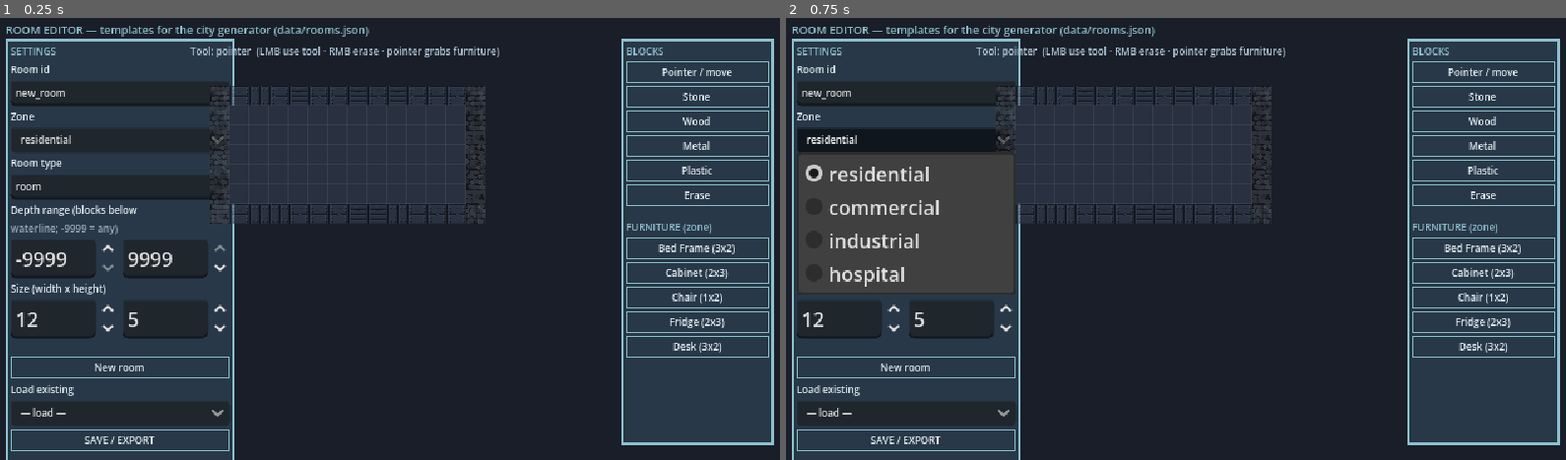
Above: before the commit, frames 1-2 (left to right).
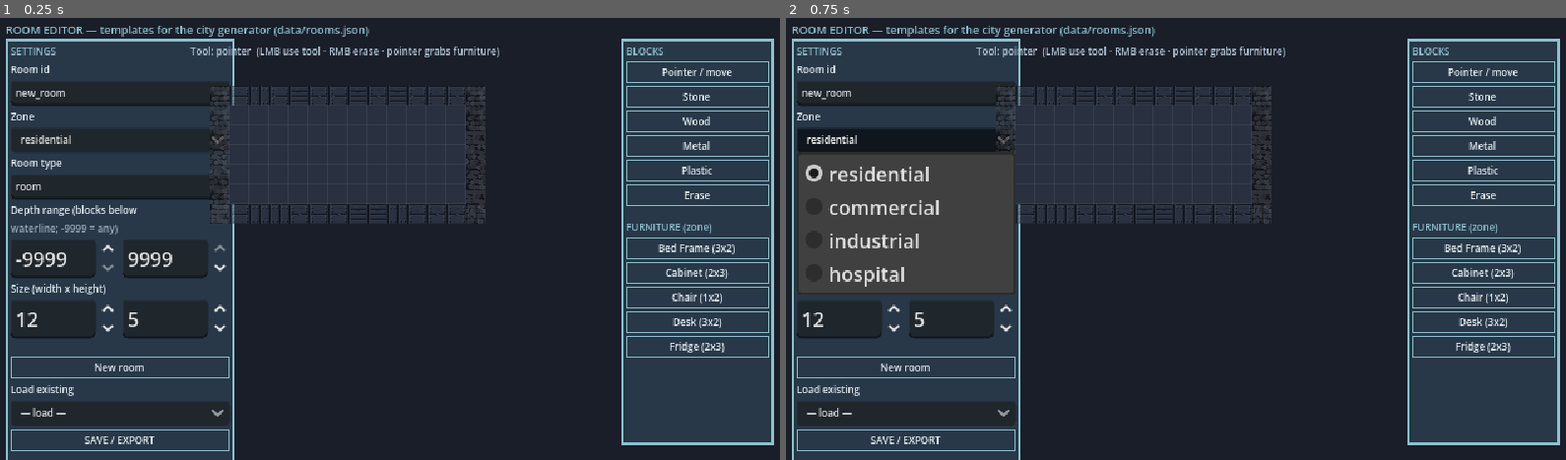
Above: after the commit, the same moments.

Repository: wilbur6689/SunkenCity
Game: Godot game, scene res://scenes/tools/room_editor.tscn
Same seed, same stepped clock (60 frames per second), same inputs: the game is played once before the commit and once after it. This scene is started directly instead of the project's main scene.
Inputs:
- Up to frame 1 (0.25 s): no input
- Up to frame 2 (0.75 s): click "residential" at 0.5 s

The runs differ from the first frame. In frame 1, 0.2% of the frame differs, in the area x 85-93%, y 67-76%; in frame 2, 0.2%.

Commit message:
Furniture Editor: author world objects with sprites, zones, and yields
- New standalone scene (godot --path . res://scenes/tools/furniture_editor.tscn):
  settings panel (id, name, kind, zone-applicability checkboxes, size in
  blocks 1-4 with content-preserving resize, weight, tool tier, skill
  gate, scrap time, XP) and an editable yields table (item/min/max rows)
- Pixel canvas at 5x zoom painting the sprite with the TileArt material
  ramps (wood/metal/stone/plastic/accent): pencil, eraser (RMB always),
  flood fill, box prefill starting shape, clear; block-grid overlay and
  transparency checkerboard
- SAVE exports both the data/objects.json entry and the sprite PNG;
  Load pulls any existing object + sprite back for editing; updates
  replace in place
- Room Editor's furniture palette now reads zone tags from the data
  (authored pieces appear automatically; legacy fallback table kept)
- furniture_editor_smoke.tscn: 10 checks; all suites green

Co-Authored-By: Claude Fable 5 <noreply@anthropic.com>
Claude-Session: https://claude.ai/code/session_01GxDZSizaHKPW71DMqToXjC

Diff:
--- /dev/null
+++ b/scenes/test/furniture_editor_smoke.tscn
@@ -0,0 +1,6 @@
+[gd_scene load_steps=2 format=3]
+
+[ext_resource type="Script" path="res://scripts/test/furniture_editor_smoke.gd" id="1"]
+
+[node name="FESmoke" type="Node"]
+script = ExtResource("1")
--- /dev/null
+++ b/scenes/tools/furniture_editor.tscn
@@ -0,0 +1,9 @@
+[gd_scene load_steps=2 format=3]
+
+[ext_resource type="Script" path="res://scripts/tools/furniture_editor.gd" id="1_editor"]
+
+[node name="FurnitureEditor" type="Control"]
+anchors_preset = 15
+anchor_right = 1.0
+anchor_bottom = 1.0
+script = ExtResource("1_editor")
--- /dev/null
+++ b/scripts/test/furniture_editor_smoke.gd
@@ -0,0 +1,43 @@
+extends Node
+## Headless checks for the Furniture Editor: boot, painting, resize keeps
+## pixels, yields editing, save exports JSON + PNG, update-in-place.
+var failures := 0
+var checks := 0
+func check(cond: bool, msg: String) -> void:
+	checks += 1
+	print(("  ok:   " if cond else "  FAIL: ") + msg)
+	if not cond: failures += 1
+func _ready() -> void:
+	var ed = load("res://scenes/tools/furniture_editor.tscn").instantiate()
+	ed.objects_path = "user://objects_test.json"
+	ed.sprites_dir = "user://"
+	add_child(ed)
+	await get_tree().process_frame
+	check(ed.image.get_width() == 32 and ed.image.get_height() == 32, "default canvas is 2x2 blocks (32px)")
+	check(ed.image.get_pixel(3, 3).a > 0.9, "box prefill painted the hull")
+	ed.id_edit.text = "smoke_shelf"
+	ed.name_edit.text = "Smoke Shelf"
+	ed.zone_checks["commercial"].button_pressed = true
+	ed.brush = Color8(200, 60, 50)
+	ed.tool_mode = "pencil"
+	ed._apply(Vector2i(5, 5), false)
+	check(ed.image.get_pixel(5, 5).is_equal_approx(Color8(200, 60, 50)), "pencil paints the brush colour")
+	ed._apply(Vector2i(5, 5), true)
+	check(ed.image.get_pixel(5, 5).a < 0.1, "RMB erases")
+	ed.w_spin.value = 3 # widen; existing pixels preserved
+	check(ed.image.get_width() == 48 and ed.image.get_pixel(3, 3).a > 0.9, "resize keeps painted content")
+	ed.def.yields = [{"item": "scrap_metal", "min": 2, "max": 4}]
+	ed._save()
+	var lib = JSON.parse_string(FileAccess.get_file_as_string("user://objects_test.json"))
+	check(lib.objects.size() == 1 and lib.objects[0].id == "smoke_shelf", "furniture exported to the library")
+	var o = lib.objects[0]
+	check(o.zones.has("commercial") and o.zones.has("residential"), "zone applicability exported")
+	check(int(o.size[0]) == 3 and o.yields[0].item == "scrap_metal", "size + yields exported")
+	check(FileAccess.file_exists("user://smoke_shelf.png"), "sprite PNG exported")
+	ed._save()
+	lib = JSON.parse_string(FileAccess.get_file_as_string("user://objects_test.json"))
+	check(lib.objects.size() == 1, "re-saving updates instead of duplicating")
+	DirAccess.remove_absolute("user://objects_test.json")
+	DirAccess.remove_absolute("user://smoke_shelf.png")
+	print("\nFurniture editor smoke: %d checks, %d failures" % [checks, failures])
+	get_tree().quit(0 if failures == 0 else 1)
--- /dev/null
+++ b/scripts/tools/furniture_editor.gd
@@ -0,0 +1,455 @@
+extends Control
+## Furniture Editor: author the world objects the rooms are furnished with.
+## Run standalone:  godot --path . res://scenes/tools/furniture_editor.tscn
+##
+## Left: settings (id, name, kind, zone applicability, size in blocks,
+## weight, tool tier, skill gate, scrap time, XP) and the yields table.
+## Center: a pixel canvas for the sprite (6x zoom) — pencil / eraser /
+## fill / box prefill. Right: the TileArt material palette.
+## Save writes data/objects.json AND assets/sprites/objects/<id>.png.
+
+const ZONES := ["residential", "commercial", "industrial", "hospital"]
+const KINDS := ["scrap", "chest", "bed", "light", "door"]
+const YIELD_ITEMS := ["wood", "scrap_metal", "plastic", "cloth", "stone", "iron"]
+const PX := 5 # canvas zoom
+const MAX_BLOCKS := 4
+
+## TileArt ramps (outline, tones..., highlight) + accents.
+const PALETTE := [
+	["Wood", [Color8(40, 26, 14), Color8(94, 62, 38), Color8(120, 82, 50), Color8(146, 104, 66), Color8(168, 126, 86), Color8(192, 152, 108)]],
+	["Metal", [Color8(22, 28, 36), Color8(60, 70, 82), Color8(80, 92, 106), Color8(100, 114, 130), Color8(120, 136, 152), Color8(154, 170, 186)]],
+	["Stone", [Color8(30, 28, 26), Color8(66, 64, 62), Color8(90, 88, 86), Color8(114, 112, 110), Color8(138, 136, 134), Color8(166, 164, 162)]],
+	["Plastic", [Color8(20, 44, 32), Color8(54, 100, 74), Color8(70, 126, 92), Color8(90, 150, 110), Color8(112, 172, 130), Color8(142, 196, 156)]],
+	["Accent", [Color8(226, 226, 220), Color8(190, 60, 50), Color8(220, 130, 50), Color8(90, 140, 190), Color8(150, 90, 190), Color8(110, 210, 120)]],
+]
+
+var objects_path := "res://data/objects.json"
+var sprites_dir := "res://assets/sprites/objects/"
+var def: Dictionary = {}
+var image: Image
+var texture: ImageTexture
+var brush := Color8(120, 82, 50)
+var tool_mode := "pencil" # pencil | eraser | fill
+var hover_px := Vector2i(-1, -1)
+
+var canvas: Control
+var id_edit: LineEdit
+var name_edit: LineEdit
+var kind_option: OptionButton
+var zone_checks: Dictionary = {}
+var w_spin: SpinBox
+var h_spin: SpinBox
+var weight_spin: SpinBox
+var tier_spin: SpinBox
+var skill_spin: SpinBox
+var time_spin: SpinBox
+var xp_spin: SpinBox
+var yields_box: VBoxContainer
+var load_option: OptionButton
+var status_label: Label
+var tool_label: Label
+var brush_swatch: ColorRect
+
+func _ready() -> void:
+	def = _default_def()
+	_new_image()
+	_build_ui()
+	_refresh_load_list()
+	_sync_to_ui()
+	_prefill_box()
+
+func _default_def() -> Dictionary:
+	return {"id": "new_furniture", "name": "New Furniture", "kind": "scrap", "size": [2, 2],
+		"weight": 10, "tool_tier": 0, "skill": 0, "scrap_time": 2.5, "xp": 4,
+		"zones": ["residential"], "yields": [{"item": "wood", "min": 3, "max": 5}]}
+
+func _new_image() -> void:
+	image = Image.create(int(def.size[0]) * 16, int(def.size[1]) * 16, false, Image.FORMAT_RGBA8)
+	texture = null
+
+# --- UI ---
+
+func _build_ui() -> void:
+	var bg := ColorRect.new()
+	bg.color = Color(0.10, 0.12, 0.16)
+	bg.set_anchors_preset(Control.PRESET_FULL_RECT)
+	add_child(bg)
+	var title := UITheme.label("FURNITURE EDITOR — objects for rooms and the game (data/objects.json + sprite PNG)", 9, Color(0.56, 0.75, 0.81))
+	title.position = Vector2(8, 4)
+	add_child(title)
+
+	var sp := PanelContainer.new()
+	sp.add_theme_stylebox_override("panel", UITheme.steel_panel())
+	sp.position = Vector2(8, 18)
+	sp.custom_minimum_size = Vector2(168, 336)
+	add_child(sp)
+	var sv := VBoxContainer.new()
+	sv.add_theme_constant_override("separation", 2)
+	sp.add_child(sv)
+	sv.add_child(UITheme.label("SETTINGS", 8, Color(0.56, 0.75, 0.81)))
+	var row1 := HBoxContainer.new()
+	id_edit = _edit("id")
+	name_edit = _edit("Name")
+	row1.add_child(id_edit)
+	row1.add_child(name_edit)
+	sv.add_child(row1)
+	kind_option = OptionButton.new()
+	kind_option.add_theme_font_size_override("font_size", 8)
+	for k in KINDS:
+		kind_option.add_item(k)
+	sv.add_child(kind_option)
+	sv.add_child(UITheme.label("Zones (room palettes)", 8))
+	var zrow := HBoxContainer.new()
+	var zrow2 := HBoxContainer.new()
+	for i in ZONES.size():
+		var cb := CheckBox.new()
+		cb.text = ZONES[i].substr(0, 5)
+		cb.add_theme_font_size_override("font_size", 8)
+		zone_checks[ZONES[i]] = cb
+		(zrow if i < 2 else zrow2).add_child(cb)
+	sv.add_child(zrow)
+	sv.add_child(zrow2)
+	var g := GridContainer.new()
+	g.columns = 4
+	g.add_theme_constant_override("h_separation", 2)
+	w_spin = _spin(1, MAX_BLOCKS, 2, "W")
+	h_spin = _spin(1, MAX_BLOCKS, 2, "H")
+	weight_spin = _spin(1, 99, 10, "Wt")
+	tier_spin = _spin(0, 3, 0, "Tool")
+	skill_spin = _spin(0, 5, 0, "Skill")
+	time_spin = _spin(1, 20, 3, "Time")
+	xp_spin = _spin(1, 30, 4, "XP")
+	for arr in [["Width", w_spin], ["Height", h_spin], ["Weight", weight_spin], ["Tool tier", tier_spin], ["Skill", skill_spin], ["Scrap s", time_spin], ["XP", xp_spin]]:
+		g.add_child(UITheme.label(arr[0], 8))
+		g.add_child(arr[1])
+	sv.add_child(g)
+	w_spin.value_changed.connect(func(_v): _resize_canvas())
+	h_spin.value_changed.connect(func(_v): _resize_canvas())
+	sv.add_child(UITheme.label("Yields (item / min / max)", 8, Color(0.56, 0.75, 0.81)))
+	yields_box = VBoxContainer.new()
+	yields_box.add_theme_constant_override("separation", 1)
+	sv.add_child(yields_box)
+	sv.add_child(_button("+ add yield", func():
+		def.yields.append({"item": "wood", "min": 1, "max": 2})
+		_rebuild_yields()))
+	var lrow := HBoxContainer.new()
+	lrow.add_child(_button("New", func():
+		def = _default_def()
+		_new_image()
+		_sync_to_ui()
+		_prefill_box()))
+	load_option = OptionButton.new()
+	load_option.add_theme_font_size_override("font_size", 8)
+	load_option.item_selected.connect(_load_selected)
+	load_option.custom_minimum_size = Vector2(70, 0)
+	lrow.add_child(load_option)
+	sv.add_child(lrow)
+	sv.add_child(_button("SAVE / EXPORT", _save))
+	status_label = UITheme.label("", 8, Color(0.75, 0.95, 0.75))
+	sv.add_child(status_label)
+
+	tool_label = UITheme.label("Tool: pencil  (LMB paint · RMB erase)", 8, Color(0.7, 0.78, 0.85))
+	tool_label.position = Vector2(190, 22)
+	add_child(tool_label)
+	canvas = Control.new()
+	canvas.position = Vector2(190, 40)
+	canvas.custom_minimum_size = Vector2(MAX_BLOCKS * 16 * PX, MAX_BLOCKS * 16 * PX)
+	canvas.size = canvas.custom_minimum_size
+	canvas.mouse_filter = Control.MOUSE_FILTER_STOP
+	canvas.draw.connect(_draw_canvas)
+	canvas.gui_input.connect(_canvas_input)
+	add_child(canvas)
+
+	var pp := PanelContainer.new()
+	pp.add_theme_stylebox_override("panel", UITheme.steel_panel())
+	pp.position = Vector2(522, 18)
+	pp.custom_minimum_size = Vector2(0, 336)
+	add_child(pp)
+	var pv := VBoxContainer.new()
+	pv.add_theme_constant_override("separation", 2)
+	pp.add_child(pv)
+	pv.add_child(UITheme.label("TOOLS", 8, Color(0.56, 0.75, 0.81)))
+	pv.add_child(_button("Pencil", func(): _set_tool("pencil")))
+	pv.add_child(_button("Eraser", func(): _set_tool("eraser")))
+	pv.add_child(_button("Fill", func(): _set_tool("fill")))
+	pv.add_child(_button("Box prefill", _prefill_box))
+	pv.add_child(_button("Clear", func():
+		image.fill(Color(0, 0, 0, 0))
+		_dirty()))
+	var brow := HBoxContainer.new()
+	brow.add_child(UITheme.label("Brush", 8))
+	brush_swatch = ColorRect.new()
+	brush_swatch.custom_minimum_size = Vector2(14, 14)
+	brush_swatch.color = brush
+	brow.add_child(brush_swatch)
+	pv.add_child(brow)
+	pv.add_child(UITheme.label("PALETTE", 8, Color(0.56, 0.75, 0.81)))
+	for ramp in PALETTE:
+		pv.add_child(UITheme.label(ramp[0], 8, Color(0.6, 0.66, 0.72)))
+		var srow := HBoxContainer.new()
+		srow.add_theme_constant_override("separation", 1)
+		for col: Color in ramp[1]:
+			var sw := Button.new()
+			sw.custom_minimum_size = Vector2(13, 13)
+			sw.focus_mode = Control.FOCUS_NONE
+			var sb := StyleBoxFlat.new()
+			sb.bg_color = col
+			sw.add_theme_stylebox_override("normal", sb)
+			sw.add_theme_stylebox_override("hover", sb)
+			sw.add_theme_stylebox_override("pressed", sb)
+			sw.pressed.connect(func():
+				brush = col
+				brush_swatch.color = col)
+			srow.add_child(sw)
+		pv.add_child(srow)
+
+func _edit(placeholder: String) -> LineEdit:
+	var e := LineEdit.new()
+	e.placeholder_text = placeholder
+	e.add_theme_font_size_override("font_size", 8)
+	e.custom_minimum_size = Vector2(76, 0)
+	return e
+
+func _spin(minv: float, maxv: float, val: float, _tip: String) -> SpinBox:
+	var s := SpinBox.new()
+	s.min_value = minv
+	s.max_value = maxv
+	s.step = 0.5 if maxv <= 20 and minv >= 1 else 1
+	s.value = val
+	s.add_theme_font_size_override("font_size", 8)
+	s.custom_minimum_size = Vector2(52, 0)
+	return s
+
+func _button(text: String, cb: Callable) -> Button:
+	var b := Button.new()
+	b.text = text
+	b.custom_minimum_size = Vector2(0, 14)
+	UITheme.style_button(b)
+	b.pressed.connect(cb)
+	return b
+
+func _set_tool(mode: String) -> void:
+	tool_mode = mode
+	tool_label.text = "Tool: " + mode + "  (LMB paint · RMB erase)"
+
+func _say(text: String) -> void:
+	status_label.text = text
+
+func _rebuild_yields() -> void:
+	for c in yields_box.get_children():
+		c.queue_free()
+	for y in def.yields:
+		var row := HBoxContainer.new()
+		row.add_theme_constant_override("separation", 2)
+		var item := OptionButton.new()
+		item.add_theme_font_size_override("font_size", 8)
+		for it in YIELD_ITEMS:
+			item.add_item(it)
+		item.selected = maxi(YIELD_ITEMS.find(y.item), 0)
+		item.item_selected.connect(func(i): y.item = YIELD_ITEMS[i])
+		row.add_child(item)
+		var mn := _spin(0, 30, int(y.min), "")
+		mn.value_changed.connect(func(v): y.min = int(v))
+		row.add_child(mn)
+		var mx := _spin(0, 30, int(y.max), "")
+		mx.value_changed.connect(func(v): y.max = int(v))
+		row.add_child(mx)
+		var del := _button("x", func():
+			def.yields.erase(y)
+			_rebuild_yields())
+		del.custom_minimum_size = Vector2(16, 14)
+		row.add_child(del)
+		yields_box.add_child(row)
+
+# --- Canvas ---
+
+func _resize_canvas() -> void:
+	var old := image
+	def.size = [int(w_spin.value), int(h_spin.value)]
+	_new_image()
+	image.blit_rect(old, Rect2i(Vector2i.ZERO, old.get_size()), Vector2i.ZERO)
+	_dirty()
+
+func _prefill_box() -> void:
+	# A shaded box hull as a starting shape (same style the art tool uses).
+	var w := image.get_width()
+	var h := image.get_height()
+	image.fill(Color(0, 0, 0, 0))
+	for x in range(1, w - 1):
+		for y in range(1, h - 1):
+			image.set_pixel(x, y, Color8(120, 82, 50))
+	for x in range(w):
+		image.set_pixel(x, 0, Color8(40, 26, 14))
+		image.set_pixel(x, h - 1, Color8(40, 26, 14))
+	for y in range(h):
+		image.set_pixel(0, y, Color8(40, 26, 14))
+		image.set_pixel(w - 1, y, Color8(40, 26, 14))
+	for x in range(1, w - 1):
+		image.set_pixel(x, 1, Color8(146, 104, 66))
+	for y in range(1, h - 1):
+		image.set_pixel(1, y, Color8(146, 104, 66))
+	_dirty()
+
+func _dirty() -> void:
+	if texture == null:
+		texture = ImageTexture.create_from_image(image)
+	else:
+		if texture.get_size() != Vector2(image.get_size()):
+			texture = ImageTexture.create_from_image(image)
+		else:
+			texture.update(image)
+	canvas.queue_redraw()
+
+func _px_at(pos: Vector2) -> Vector2i:
+	return Vector2i(floori(pos.x / PX), floori(pos.y / PX))
+
+func _in_image(p: Vector2i) -> bool:
+	return p.x >= 0 and p.y >= 0 and p.x < image.get_width() and p.y < image.get_height()
+
+func _canvas_input(event: InputEvent) -> void:
+	if event is InputEventMouseMotion:
+		hover_px = _px_at(event.position)
+		if _in_image(hover_px):
+			if event.button_mask & MOUSE_BUTTON_MASK_LEFT:
+				_apply(hover_px, false)
+			elif event.button_mask & MOUSE_BUTTON_MASK_RIGHT:
+				_apply(hover_px, true)
+		canvas.queue_redraw()
+	elif event is InputEventMouseButton and event.pressed:
+		var p := _px_at(event.position)
+		if _in_image(p):
+			_apply(p, event.button_index == MOUSE_BUTTON_RIGHT)
+
+func _apply(p: Vector2i, erase: bool) -> void:
+	if erase or tool_mode == "eraser":
+		image.set_pixel(p.x, p.y, Color(0, 0, 0, 0))
+	elif tool_mode == "fill":
+		_flood_fill(p, image.get_pixel(p.x, p.y), brush)
+	else:
+		image.set_pixel(p.x, p.y, brush)
+	_dirty()
+
+func _flood_fill(start: Vector2i, from: Color, to: Color) -> void:
+	if from.is_equal_approx(to):
+		return
+	var stack := [start]
+	var guard := 0
+	while not stack.is_empty() and guard < 8192:
+		guard += 1
+		var p: Vector2i = stack.pop_back()
+		if not _in_image(p) or not image.get_pixel(p.x, p.y).is_equal_approx(from):
+			continue
+		image.set_pixel(p.x, p.y, to)
+		stack.append(p + Vector2i.LEFT)
+		stack.append(p + Vector2i.RIGHT)
+		stack.append(p + Vector2i.UP)
+		stack.append(p + Vector2i.DOWN)
+
+func _draw_canvas() -> void:
+	var w := image.get_width()
+	var h := image.get_height()
+	# checkerboard = transparency
+	for x in range(0, w):
+		for y in range(0, h):
+			if (x + y) % 2 == 0:
+				canvas.draw_rect(Rect2(x * PX, y * PX, PX, PX), Color(0.18, 0.2, 0.26))
+	canvas.draw_rect(Rect2(0, 0, w * PX, h * PX), Color(0.14, 0.16, 0.2), false)
+	if texture != null:
+		canvas.draw_texture_rect(texture, Rect2(0, 0, w * PX, h * PX), false)
+	# block grid (16px cells) + hover
+	for bx in range(0, w + 1, 16):
+		canvas.draw_line(Vector2(bx * PX, 0), Vector2(bx * PX, h * PX), Color(1, 1, 1, 0.18))
+	for by in range(0, h + 1, 16):
+		canvas.draw_line(Vector2(0, by * PX), Vector2(w * PX, by * PX), Color(1, 1, 1, 0.18))
+	if _in_image(hover_px):
+		canvas.draw_rect(Rect2(hover_px.x * PX, hover_px.y * PX, PX, PX), Color(1, 1, 0.6, 0.7), false)
+
+# --- Sync + library I/O ---
+
+func _sync_to_ui() -> void:
+	id_edit.text = def.id
+	name_edit.text = def.name
+	kind_option.selected = maxi(KINDS.find(def.get("kind", "scrap")), 0)
+	for z in ZONES:
+		zone_checks[z].button_pressed = def.get("zones", []).has(z)
+	w_spin.set_value_no_signal(int(def.size[0]))
+	h_spin.set_value_no_signal(int(def.size[1]))
+	weight_spin.value = float(def.get("weight", 10))
+	tier_spin.value = int(def.get("tool_tier", 0))
+	skill_spin.value = int(def.get("skill", 0))
+	time_spin.value = float(def.get("scrap_time", 2.5))
+	xp_spin.value = int(def.get("xp", 4))
+	_rebuild_yields()
+	_dirty()
+
+func _apply_ui() -> void:
+	def.id = id_edit.text.strip_edges()
+	def.name = name_edit.text.strip_edges()
+	def.kind = KINDS[kind_option.selected]
+	def.size = [int(w_spin.value), int(h_spin.value)]
+	def.weight = weight_spin.value
+	def.tool_tier = int(tier_spin.value)
+	def.skill = int(skill_spin.value)
+	def.scrap_time = time_spin.value
+	def.xp = int(xp_spin.value)
+	var zones := []
+	for z in ZONES:
+		if zone_checks[z].button_pressed:
+			zones.append(z)
+	def.zones = zones
+	if def.kind == "light":
+		def["light"] = def.get("light", {"radius_blocks": 6, "color": [1.0, 0.8, 0.55]})
+
+func _read_library() -> Dictionary:
+	var parsed = null
+	if FileAccess.file_exists(objects_path):
+		parsed = JSON.parse_string(FileAccess.get_file_as_string(objects_path))
+	if typeof(parsed) != TYPE_DICTIONARY:
+		parsed = {"_comment": "World objects.", "objects": []}
+	return parsed
+
+func _refresh_load_list() -> void:
+	load_option.clear()
+	load_option.add_item("— load —")
+	for o in _read_library().objects:
+		load_option.add_item(o.id)
+
+func _load_selected(index: int) -> void:
+	if index <= 0:
+		return
+	var lib := _read_library()
+	for o in lib.objects:
+		if o.id == load_option.get_item_text(index):
+			def = o.duplicate(true)
+			def["zones"] = def.get("zones", [])
+			def["yields"] = def.get("yields", [])
+			_new_image()
+			var sprite_file: String = sprites_dir + def.id + ".png"
+			if FileAccess.file_exists(sprite_file):
+				var loaded := Image.load_from_file(ProjectSettings.globalize_path(sprite_file))
+				if loaded != null:
+					image = loaded
+					image.convert(Image.FORMAT_RGBA8)
+			_sync_to_ui()
+			_say("Loaded " + def.id)
+			return
+
+func _save() -> void:
+	_apply_ui()
+	if def.id == "":
+		_say("Give the furniture an id first")
+		return
+	var lib := _read_library()
+	var replaced := false
+	for i in lib.objects.size():
+		if lib.objects[i].id == def.id:
+			lib.objects[i] = def.duplicate(true)
+			replaced = true
+	if not replaced:
+		lib.objects.append(def.duplicate(true))
+	var f := FileAccess.open(objects_path, FileAccess.WRITE)
+	f.store_string(JSON.stringify(lib, " ") + "\n")
+	f.close()
+	image.save_png(ProjectSettings.globalize_path(sprites_dir + def.id + ".png"))
+	_refresh_load_list()
+	_say("%s %s + sprite (%d objects)" % ["Updated" if replaced else "Exported", def.id, lib.objects.size()])
--- a/scripts/tools/room_editor.gd
+++ b/scripts/tools/room_editor.gd
@@ -191,10 +191,19 @@
 func _refresh_furniture() -> void:
 	for c in furniture_box.get_children():
 		c.queue_free()
-	for oid in ZONE_FURNITURE.get(_zone(), []):
-		var def: Dictionary = Data.objects.get(oid, {})
-		if def.is_empty():
+	# Furniture declares its own zones (authored in the Furniture Editor);
+	# ZONE_FURNITURE is the fallback for pieces without zone tags.
+	var ids := []
+	for oid in Data.objects:
+		var d: Dictionary = Data.objects[oid]
+		if d.get("fixed", false) or d.get("no_item", false) or d.kind == "station" or d.kind == "breaker":
 			continue
+		var zones: Array = d.get("zones", [])
+		if (zones.has(_zone())) or (zones.is_empty() and ZONE_FURNITURE.get(_zone(), []).has(oid)):
+			ids.append(oid)
+	ids.sort()
+	for oid in ids:
+		var def: Dictionary = Data.objects[oid]
 		furniture_box.add_child(_button("%s (%dx%d)" % [def.name, def.size[0], def.size[1]],
 			func(): _set_tool("object:" + oid)))
 
Not shown, added: scripts/test/furniture_editor_smoke.gd.uid
Not shown, added: scripts/tools/furniture_editor.gd.uid
Not shown, changed: CLAUDE.md
Not shown, changed: docs/MVP-checklist.md
